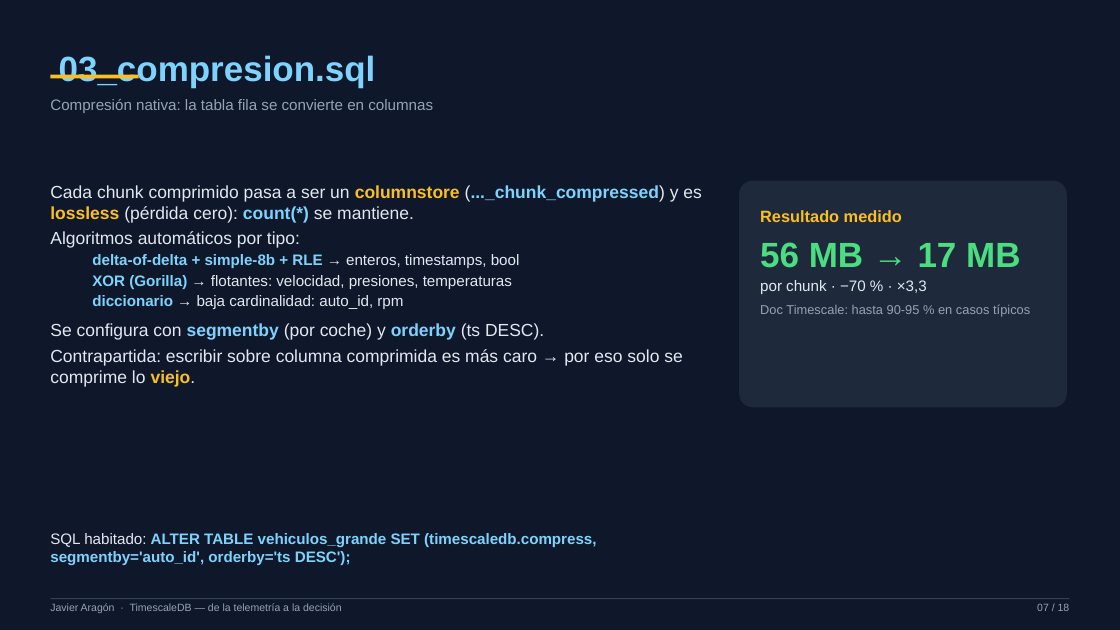
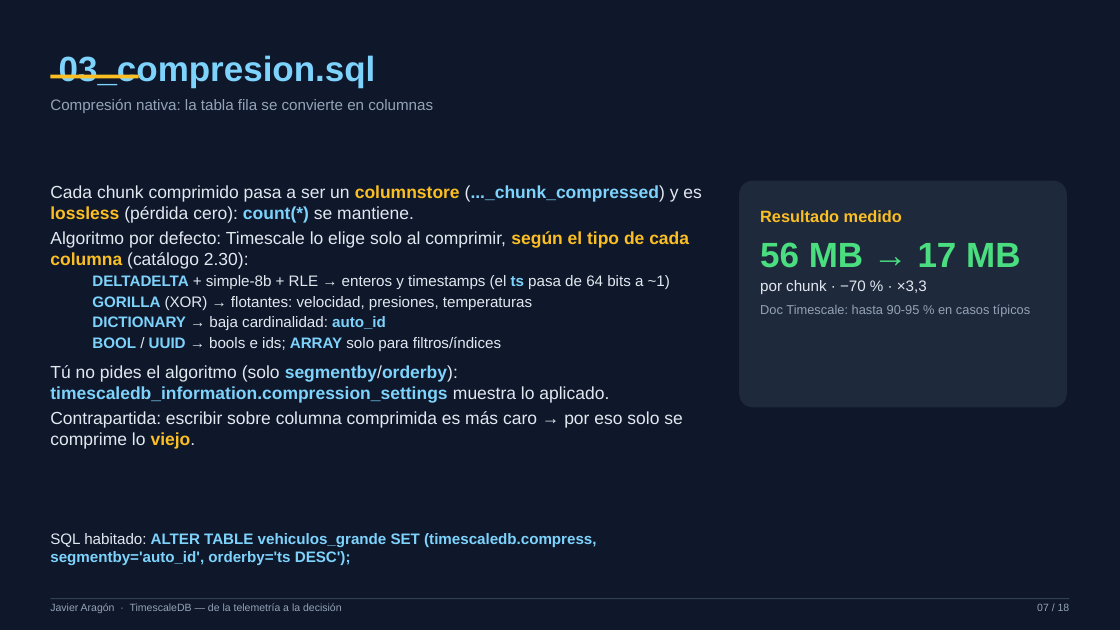
Before and after one commit to xavipuerto/autometrics-demo, a slide deck: slide 7 of presentacion/TimescaleDB-PPT-Javier.pptx. Drawn at 1120x630 pixels with LibreOffice and Linux fonts; fonts in the diff are those of the drawing. Boxes give left, top, right and bottom in pixels: in the first picture for what was removed or moved away, otherwise in the second. Text is boxed around its words. In the diff, an @@ line names an element or a change of style, - is before the commit and + after.

Commit message:
PPT slide 7: dejar claro que el algoritmo por defecto lo elige Timescale por tipo (DELTADELTA/GORILLA/DICTIONARY/BOOL/UUID segun catalogo 2.30)

```diff
--- a/presentacion/TimescaleDB-PPT-Javier.pptx
+++ b/presentacion/TimescaleDB-PPT-Javier.pptx
@@ text at bbox=[50, 231, 689, 403]: text changed @@
-Algoritmos automáticos por tipo:
-  delta-of-delta + simple-8b + RLE → enteros, timestamps, bool
-  XOR (Gorilla) → flotantes: velocidad, presiones, temperaturas
-  diccionario → baja cardinalidad: auto_id, rpm
-Se configura con segmentby (por coche) y orderby (ts DESC).
+Algoritmo por defecto: Timescale lo elige solo al comprimir, según el tipo de cada columna (catálogo 2.30):
+  DELTADELTA + simple-8b + RLE → enteros y timestamps (el ts pasa de 64 bits a ~1)
+  GORILLA (XOR) → flotantes: velocidad, presiones, temperaturas
+  DICTIONARY → baja cardinalidad: auto_id
+  BOOL / UUID → bools e ids; ARRAY solo para filtros/índices
+Tú no pides el algoritmo (solo segmentby/orderby): timescaledb_information.compression_settings muestra lo aplicado.
```
Also in this commit, not shown: 1 other file.
